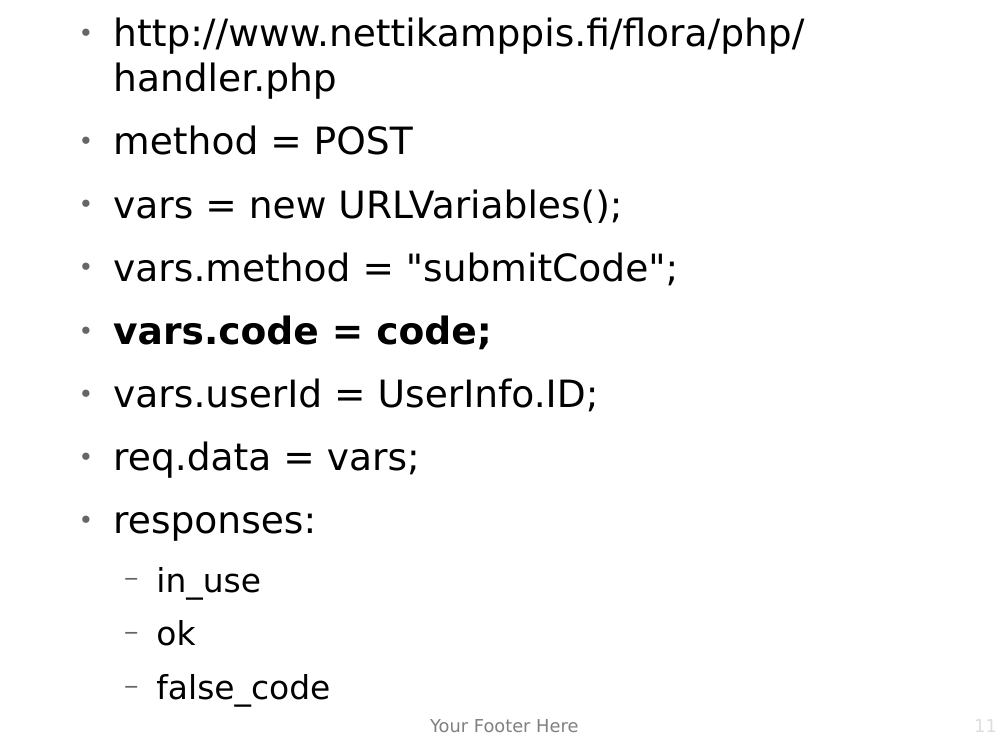
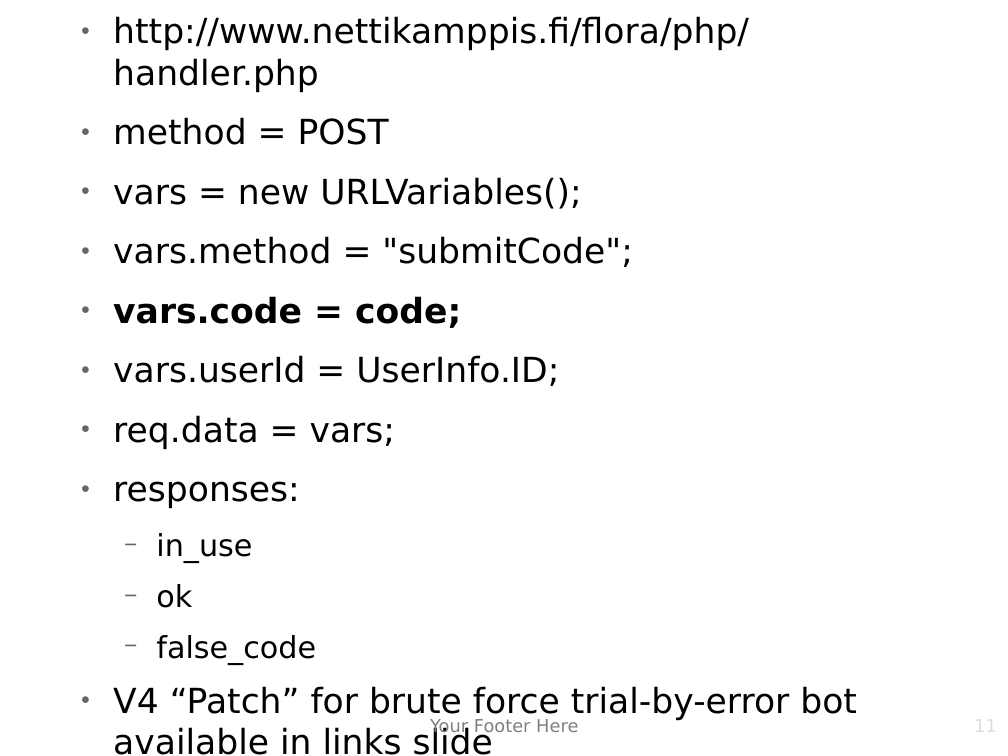
Before and after one commit to matiasw/disobey.fi-presentation, a slide deck: slide 11 of presis.odp. Drawn at 1008x756 pixels with LibreOffice and Linux fonts; fonts in the diff are those of the drawing; background and template pictures are left out. Boxes give left, top, right and bottom in pixels: in the first picture for what was removed or moved away, otherwise in the second. Text is boxed around its words. In the diff, an @@ line names an element or a change of style, - is before the commit and + after.

```diff
--- a/presis.odp
+++ b/presis.odp
@@ text at [113,16,749,664]: size 29.6 to 27.2 pt in "http://www.nettikamppis.fi/flora/php/handler.php", "method = POST", "vars = new URLVariables();", "vars.method = "submitCode";" and 4 more places; size 25.9 to 23.8 pt in "in_use", "ok", "false_code" @@
@@ text at [113,686,857,755]: paragraph added @@
+● V4 “Patch” for brute force trial-by-error bot available in links slide
```
Also in this commit, not shown: 1 other slide changed, 8 slides added, 2 other files.
